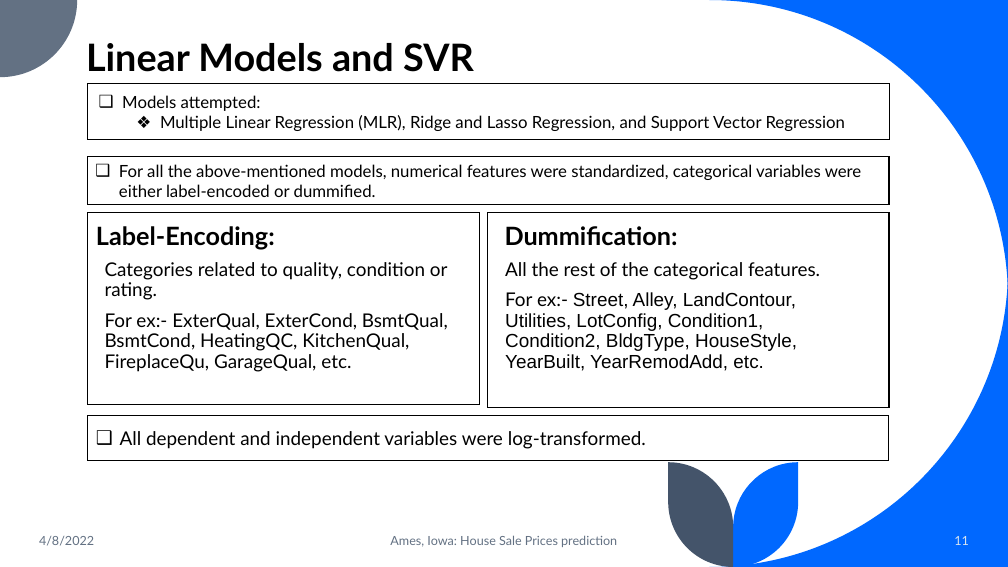
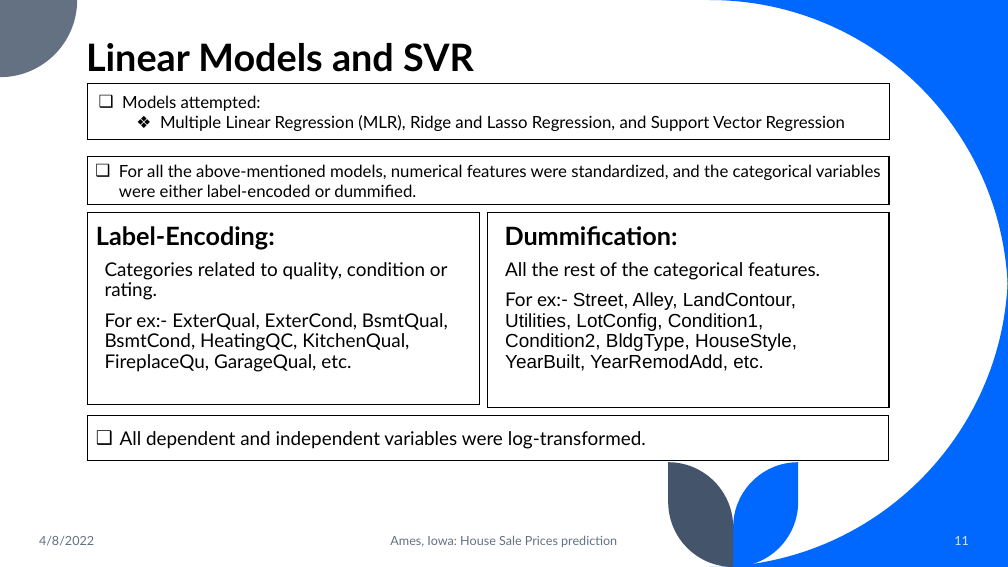
Before and after one commit to suhitasva/ML_Project, a slide deck: slide 11 of ML_Project.pptx. Drawn at 1008x567 pixels with LibreOffice and Linux fonts; fonts in the diff are those of the drawing. Boxes give left, top, right and bottom in pixels: in the first picture for what was removed or moved away, otherwise in the second. Text is boxed around its words. In the diff, an @@ line names an element or a change of style, - is before the commit and + after.

```diff
--- a/ML_Project.pptx
+++ b/ML_Project.pptx
@@ text at [119,164,881,197]: text changed @@
-❑ For all the above-mentioned models, numerical features were standardized, categorical variables were either label-encoded or dummified.
+❑ For all the above-mentioned models, numerical features were standardized, and the categorical variables were either label-encoded or dummified.
```
Also in this commit, not shown: 4 other slides changed.
